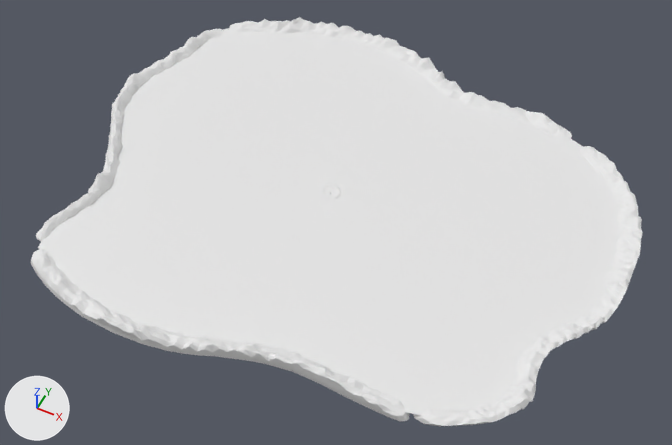
What one commit did to the FBX model ForbiddenSeas/Assets/mappa.fbx.
One viewpoint serves both versions: a camera (50 mm lens) standing at (2.82, -5.56, 6.51) and looking at (0.14, -0.21, -0.18). The lights are fixed; the arrows at lower left show +X, +Y and +Z.

The first picture shows 'MapBoundaries', 'Sea'.
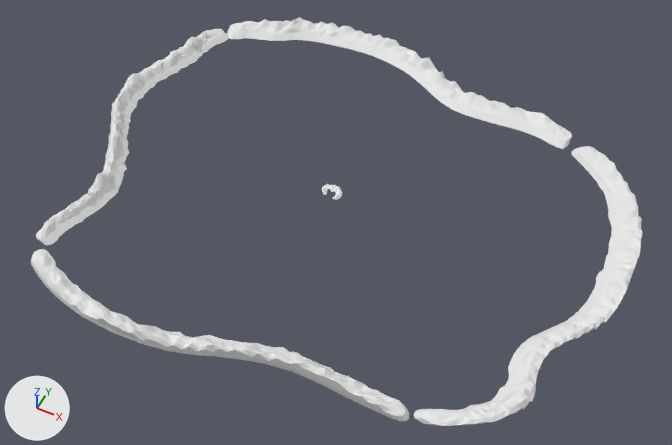
Scene script edits in JSON lines:
```json
{"op": "add", "block": "ob_sea", "code": "ob_sea.hide_viewport = True"}
```

Pixel boxes (x1, y1, x2, y2) of what changed, in the pictures (672 x 445 px):
```json
{"object": "Sea", "change": "hidden", "before": [38, 28, 620, 415]}
```
